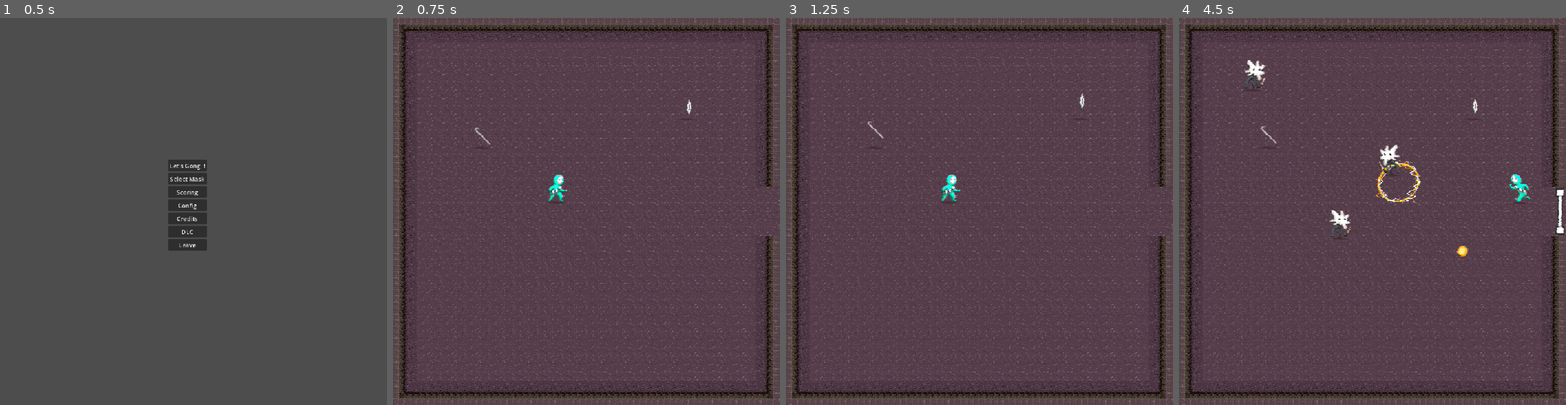
Above: before the commit, frames 1-4 (left to right).
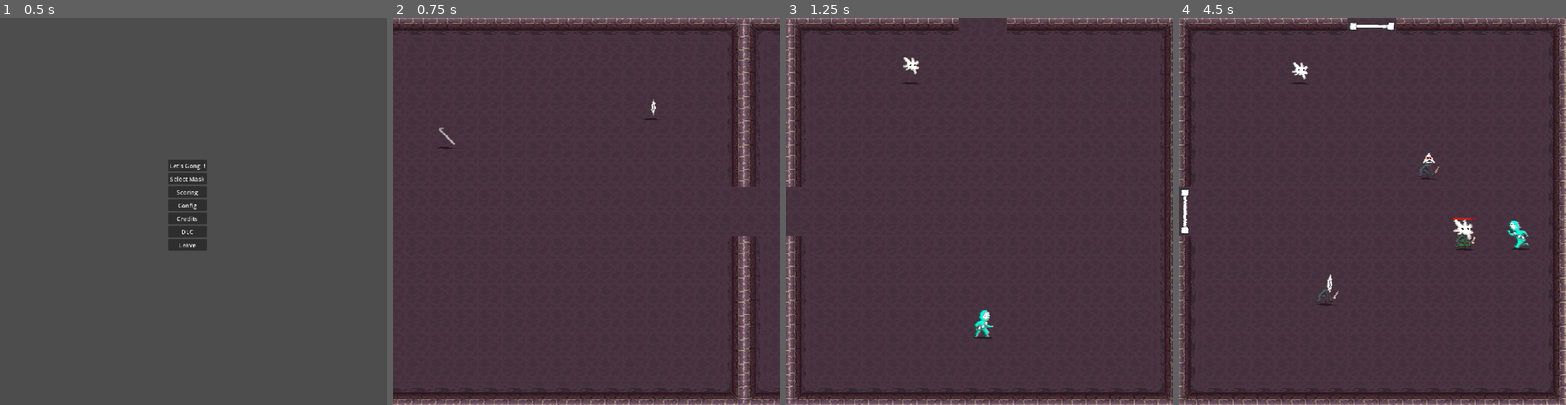
Above: after the commit, the same moments.

Repository: HephepTeam/GGJ2026
Game: Godot game, scene res://scenes/menus/main_menu.tscn
Same seed, same stepped clock (60 frames per second), same inputs: the game is played once before the commit and once after it.
Inputs (mouse positions are in pixels of both pictures, inside the frame that each line leads up to):
- Up to frame 1 (0.5 s): no input
- Up to frame 2 (0.75 s): click "Let's Gong !" at 0.5 s
- Up to frame 3 (1.25 s): no input
- Up to frame 4 (4.5 s): move the mouse to (1457, 192) at 1.27 s; hold Right (ui_right) 1.28-2.03 s; move the mouse to (1295, 230) at 2.02 s; hold Down (ui_down) 2.03-2.78 s; move the mouse to (1411, 126) at 2.77 s; hold Right (ui_right) 2.78-3.53 s; move the mouse to (1353, 288) at 3.52 s; hold Up (ui_up) 3.53-4.28 s; move the mouse to (1488, 269) at 4.27 s; hold Left (ui_left) from 4.28 s (still down)

Frame 1 is identical in both runs. In frame 2, 19% of the frame differs, in the area x 0-100%, y 0-100%; in frame 3, 18%; in frame 4, 19%.
Error before the commit: Invalid access to property or key 'add_child' on a base object of type 'null instance'. (res://scenes/Enemy/enemy.gd:92)

Commit message:
correction position et teintes des ombres + nouveau tileset de décors

Diff:
--- a/scenes/Enemy/enemy.tscn
+++ b/scenes/Enemy/enemy.tscn
@@ -101,6 +101,7 @@
 [node name="Visuals" type="Node2D" parent="." unique_id=1956700674]
 
 [node name="Shadow" type="Sprite2D" parent="Visuals" unique_id=2114353493]
+modulate = Color(0.54901963, 0.54901963, 0.54901963, 1)
 texture = ExtResource("2_ixhtt")
 
 [node name="Body" type="AnimatedSprite2D" parent="Visuals" unique_id=1419797350]
--- a/scenes/Player/player.gd
+++ b/scenes/Player/player.gd
@@ -81,7 +81,7 @@
 	var dir = (target - global_position).normalized()
 	inst.direction = dir
 	inst.data = projectile_data
-	get_parent().add_child(inst)
+	Globals.entities_container.add_child(inst)
 	inst.global_position = shoot_point.global_position
 	inst.touched.connect(_on_projectile_touched)
 
--- a/scenes/Player/player.tscn
+++ b/scenes/Player/player.tscn
@@ -51,12 +51,13 @@
 projectile_data = ExtResource("3_uiqp4")
 
 [node name="Shadow" type="Sprite2D" parent="." unique_id=411555806]
+modulate = Color(0.5489626, 0.5489626, 0.54896253, 1)
 texture = ExtResource("5_n7rn1")
 
 [node name="Body" type="AnimatedSprite2D" parent="." unique_id=2057925387]
 self_modulate = Color(1.1638972, 1.1638972, 1.1638972, 1)
 z_index = 1
-position = Vector2(5, -18)
+position = Vector2(1, -16)
 sprite_frames = SubResource("SpriteFrames_a3d8c")
 animation = &"run"
 frame_progress = 0.1658449
@@ -66,7 +67,7 @@
 position = Vector2(1, -30)
 
 [node name="ShootPoint" type="Marker2D" parent="Body/Mask" unique_id=55178963]
-position = Vector2(8, 0)
+position = Vector2(22, -14)
 
 [node name="CollisionShape2D" type="CollisionShape2D" parent="." unique_id=1152985012]
 rotation = 1.5707964
--- a/scenes/Player/projectile.gd
+++ b/scenes/Player/projectile.gd
@@ -8,8 +8,12 @@
 var direction : Vector2
 var speed : float = 200.0
 
+func _ready():
+	var tween = create_tween().set_ease(Tween.EASE_OUT).set_trans(Tween.TRANS_BACK)
+	tween.tween_property($Sprite2D, "scale", Vector2(0.5,0.5), 0.3)
 
 func _physics_process(delta: float) -> void:
+	rotation += delta * speed
 	position += direction * speed * delta
 
 func _on_visible_on_screen_notifier_2d_screen_exited() -> void:
--- a/scenes/Player/projectile.tscn
+++ b/scenes/Player/projectile.tscn
@@ -13,7 +13,7 @@
 
 [node name="Sprite2D" type="Sprite2D" parent="." unique_id=1607510494]
 position = Vector2(1.4901161e-07, 1.1920929e-07)
-scale = Vector2(0.5, 0.5)
+scale = Vector2(1e-05, 1e-05)
 texture = ExtResource("2_wuqwi")
 
 [node name="CollisionShape2D" type="CollisionShape2D" parent="." unique_id=469515906]
--- a/scenes/collectible/crowbar.tscn
+++ b/scenes/collectible/crowbar.tscn
@@ -13,6 +13,7 @@
 script = ExtResource("1_q8gvr")
 
 [node name="shadow" type="Sprite2D" parent="." unique_id=573349222]
+modulate = Color(0.54901963, 0.54901963, 0.54901963, 1)
 position = Vector2(0, 1)
 texture = ExtResource("2_kuxxp")
 
--- a/scenes/collectible/mask.tscn
+++ b/scenes/collectible/mask.tscn
@@ -13,6 +13,7 @@
 script = ExtResource("1_r261n")
 
 [node name="shadow" type="Sprite2D" parent="." unique_id=573349222]
+modulate = Color(0.54901963, 0.54901963, 0.54901963, 1)
 position = Vector2(3, 1)
 texture = ExtResource("2_k2je6")
 
--- a/scenes/game_scene.tscn
+++ b/scenes/game_scene.tscn
@@ -19,6 +19,49 @@
 anchor_mode = 0
 script = ExtResource("4_bw6k5")
 
+[node name="TileMap" parent="." unique_id=103331890 instance=ExtResource("1_ycayy")]
+max_enemies = 3
+door_flags = 4
+
+[node name="TileMap2" parent="." unique_id=179751782 instance=ExtResource("1_ycayy")]
+position = Vector2(1024, 0)
+max_enemies = 8
+door_flags = 9
+
+[node name="TileMap3" parent="." unique_id=871066224 instance=ExtResource("1_ycayy")]
+position = Vector2(2048, 0)
+max_enemies = 8
+door_flags = 1
+
+[node name="TileMap4" parent="." unique_id=261601510 instance=ExtResource("1_ycayy")]
+position = Vector2(1024, -1024)
+door_flags = 14
+
+[node name="TileMap6" parent="." unique_id=1603576315 instance=ExtResource("1_ycayy")]
+position = Vector2(2048, -1024)
+door_flags = 10
+
+[node name="TileMap5" parent="." unique_id=196586902 instance=ExtResource("1_ycayy")]
+position = Vector2(0, -1024)
+door_flags = 5
+
+[node name="TileMap7" parent="." unique_id=433286325 instance=ExtResource("1_ycayy")]
+position = Vector2(0, -2048)
+door_flags = 6
+
+[node name="TileMap8" parent="." unique_id=1227077269 instance=ExtResource("1_ycayy")]
+position = Vector2(1024, -2048)
+door_flags = 13
+
+[node name="TileMap10" parent="." unique_id=1306396387 instance=ExtResource("1_ycayy")]
+position = Vector2(1024, -3072)
+max_enemies = 0
+door_flags = 2
+
+[node name="TileMap9" parent="." unique_id=2067688600 instance=ExtResource("1_ycayy")]
+position = Vector2(2048, -2048)
+door_flags = 10
+
 [node name="Entities" type="Node2D" parent="." unique_id=267500765]
 unique_name_in_owner = true
 y_sort_enabled = true
@@ -35,30 +78,14 @@
 position = Vector2(461, -488)
 data = ExtResource("5_tcjrq")
 
-[node name="TileMap" parent="Entities" unique_id=103331890 instance=ExtResource("1_ycayy")]
-max_enemies = 3
-door_flags = 4
-
-[node name="TileMap2" parent="Entities" unique_id=179751782 instance=ExtResource("1_ycayy")]
-position = Vector2(1024, 0)
-enemy_mask_resource = ExtResource("4_mw25s")
-max_enemies = 8
-door_flags = 9
-
-[node name="TileMap4" parent="Entities" unique_id=261601510 instance=ExtResource("1_ycayy")]
-position = Vector2(1024, -1024)
-enemy_mask_resource = ExtResource("5_tcjrq")
-door_flags = 10
-
-[node name="TileMap5" parent="Entities" unique_id=196586902 instance=ExtResource("1_ycayy")]
-position = Vector2(0, -1024)
-door_flags = 4
-
 [node name="Player" parent="Entities" unique_id=1534390266 instance=ExtResource("2_bw6k5")]
-position = Vector2(432, 488)
+position = Vector2(1537, 846)
 
 [node name="Crowbar" parent="Entities" unique_id=482738927 instance=ExtResource("8_mw25s")]
 position = Vector2(238, 343)
+
+[node name="PointsContainer" type="Node2D" parent="." unique_id=1340237641]
+unique_name_in_owner = true
 
 [node name="CanvasLayer" type="CanvasLayer" parent="." unique_id=1897922151]
 
--- a/scenes/map.tscn
+++ b/scenes/map.tscn
@@ -6,7 +6,10 @@
 [ext_resource type="Texture2D" uid="uid://cf3w4rhojr72t" path="res://assets/ground.png" id="4_2lpho"]
 [ext_resource type="Script" uid="uid://cfduyg3rk3v7y" path="res://scenes/room.gd" id="5_2klcf"]
 [ext_resource type="PackedScene" uid="uid://imwi3ugshkya" path="res://scenes/Enemy/enemy.tscn" id="6_nakos"]
+[ext_resource type="Script" uid="uid://b4j6vx2yiydvx" path="res://ressources/MaskData.gd" id="7_blm8a"]
 [ext_resource type="Resource" uid="uid://cow18rshugplg" path="res://ressources/mask0.tres" id="7_jh32y"]
+[ext_resource type="Resource" uid="uid://dk5ep68cm2eah" path="res://ressources/mask1.tres" id="9_mlgqr"]
+[ext_resource type="Resource" uid="uid://cel4wpflqmuuf" path="res://ressources/mask2.tres" id="10_wslke"]
 
 [sub_resource type="TileSetAtlasSource" id="TileSetAtlasSource_nakos"]
 texture = ExtResource("1_0cso3")
@@ -127,7 +130,7 @@
 tile_set = SubResource("TileSet_gldc4")
 script = ExtResource("5_2klcf")
 enemy_scene = ExtResource("6_nakos")
-enemy_mask_resource = ExtResource("7_jh32y")
+enemy_mask_resource = Array[ExtResource("7_blm8a")]([ExtResource("7_jh32y"), ExtResource("9_mlgqr"), ExtResource("10_wslke")])
 
 [node name="EnterZone" type="Area2D" parent="." unique_id=829790746]
 collision_layer = 0
@@ -166,7 +169,6 @@
 [node name="CollisionShape2D4" type="CollisionShape2D" parent="DoorsCollision" unique_id=1334455116]
 position = Vector2(16, 512)
 shape = SubResource("RectangleShape2D_mlgqr")
-disabled = true
 
 [node name="Doors" type="Node2D" parent="." unique_id=2098281456]
 
--- a/scenes/room.gd
+++ b/scenes/room.gd
@@ -1,7 +1,7 @@
 extends TileMapLayer
 
 @export var enemy_scene: PackedScene
-@export var enemy_mask_resource: MaskData
+@export var enemy_mask_resource: Array[MaskData]
 @export var max_enemies := 15
 
 var count_enemies := 0
@@ -14,6 +14,7 @@
 var door_flags = 0
 
 var killed_enemies:= 0
+
 
 func _ready():
 	if door_flags & 1 == 1:
@@ -32,7 +33,7 @@
 	open_doors()
 
 func _on_enter_zone_body_entered(body: Node2D) -> void:
-	if body is Player:
+	if body is Player and killed_enemies < max_enemies:
 		Globals.room_entered.emit(self)
 		await Globals.camera_move_finished
 		spawn_timer.start()
@@ -73,7 +74,7 @@
 	var enemy: Enemy = enemy_scene.instantiate()
 	enemy.dead.connect(_on_enemy_killed)
 	Globals.entities_container.add_child.call_deferred(enemy)
-	enemy.mask = enemy_mask_resource
+	enemy.mask = enemy_mask_resource.pick_random()
 	%PathFollow2D.progress_ratio = randf()
 	enemy.set_deferred('global_position', %PathFollow2D.global_position)
 	count_enemies += 1
Binary file changed: assets/corner.png
Binary file changed: assets/ground.png
Binary file changed: assets/wall.png
Not shown: 1 places in scenes/Player/projectile.tscn that only renumber resources
